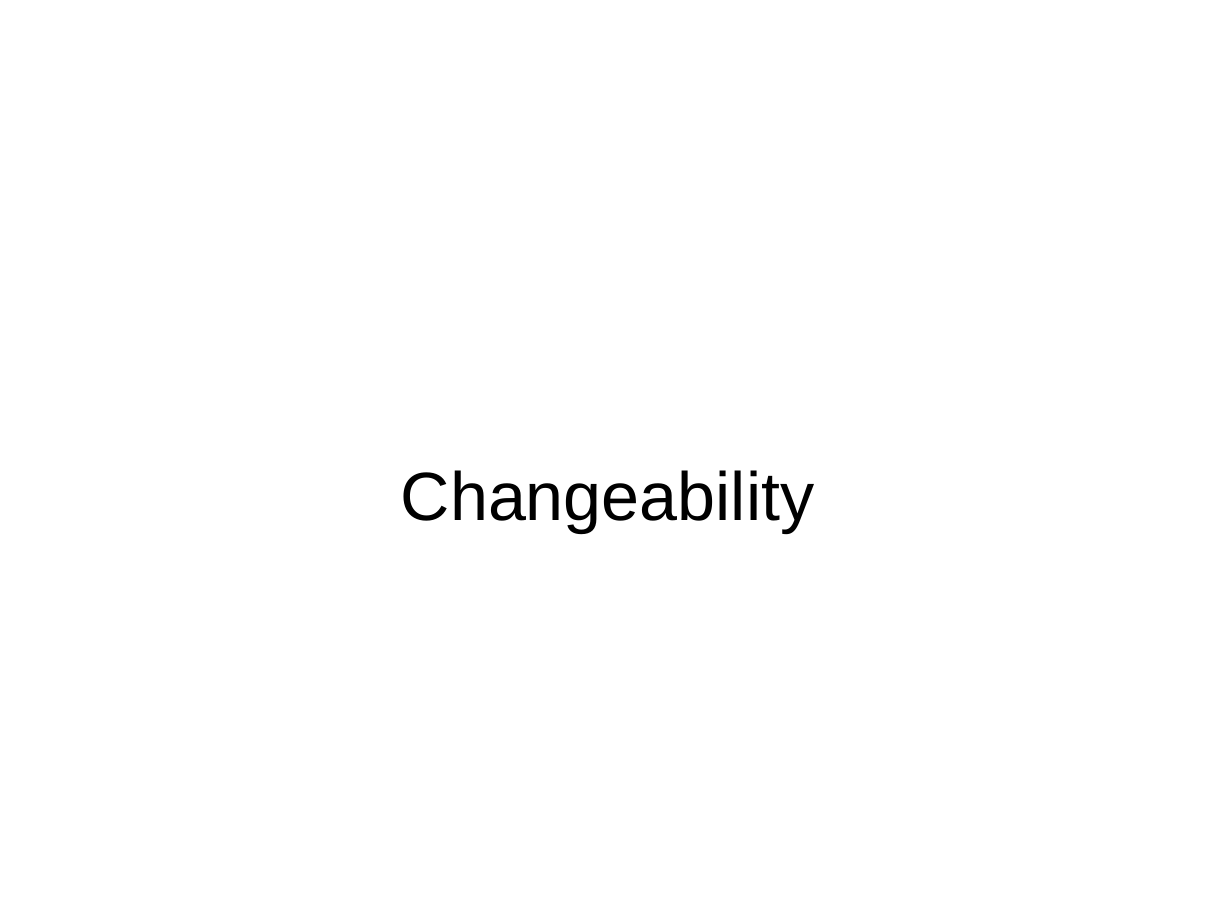
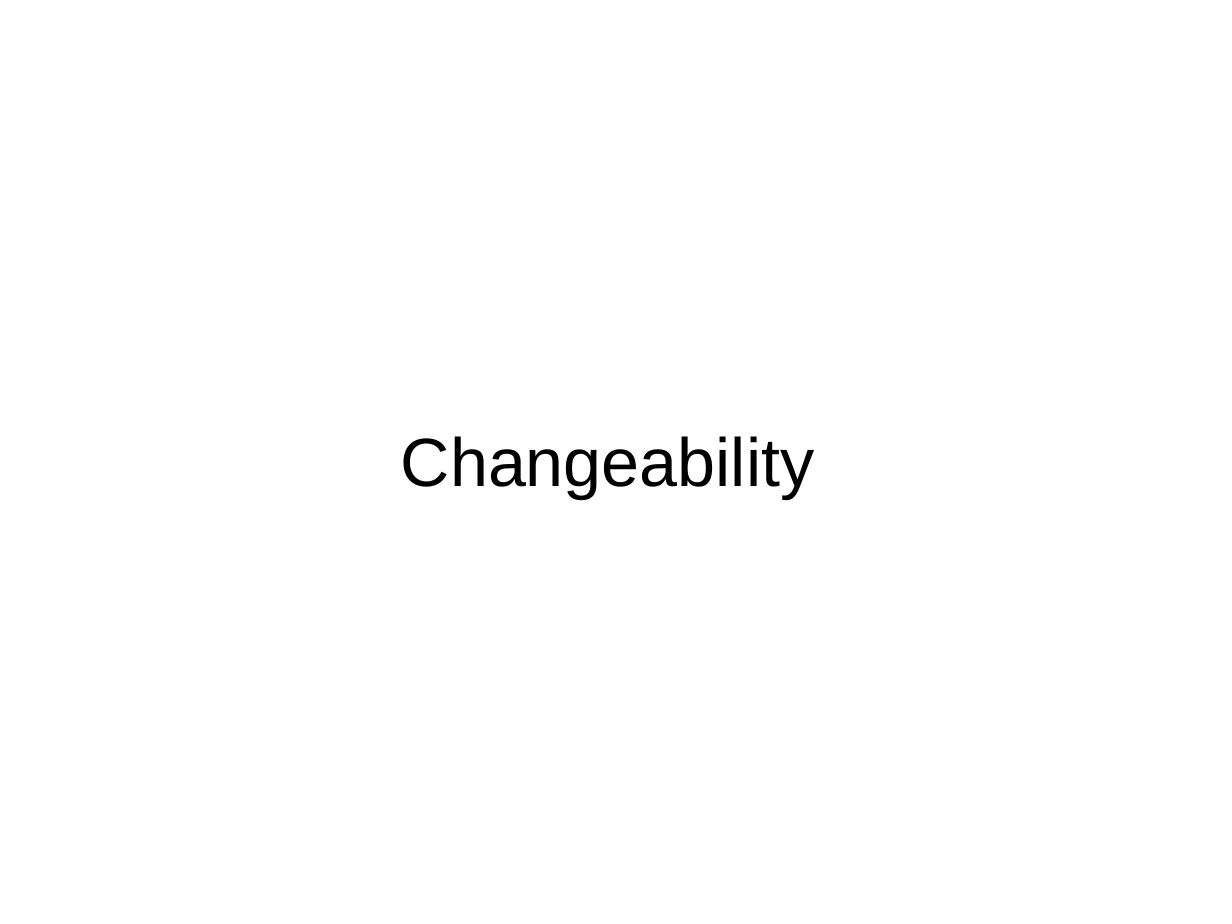
Before and after one commit to bobpaulin/whats-my-modularity, a slide deck: slide 12 of presentation/WhatsMyModularity.odp (slide 14 before the commit). Drawn at 1232x924 pixels with LibreOffice and Linux fonts; fonts in the diff are those of the drawing. Boxes give left, top, right and bottom in pixels: in the first picture for what was removed or moved away, otherwise in the second. Text is boxed around its words. In the diff, an @@ line names an element or a change of style, - is before the commit and + after.

```diff
--- a/presentation/WhatsMyModularity.odp
+++ b/presentation/WhatsMyModularity.odp
@@ title "Changeability" moved from (x1=401, y1=470, x2=815, y2=532) to (x1=401, y1=436, x2=815, y2=499) @@
```
Also in this commit, not shown: 9 other slides changed, 8 slides added, 1 slide removed.
